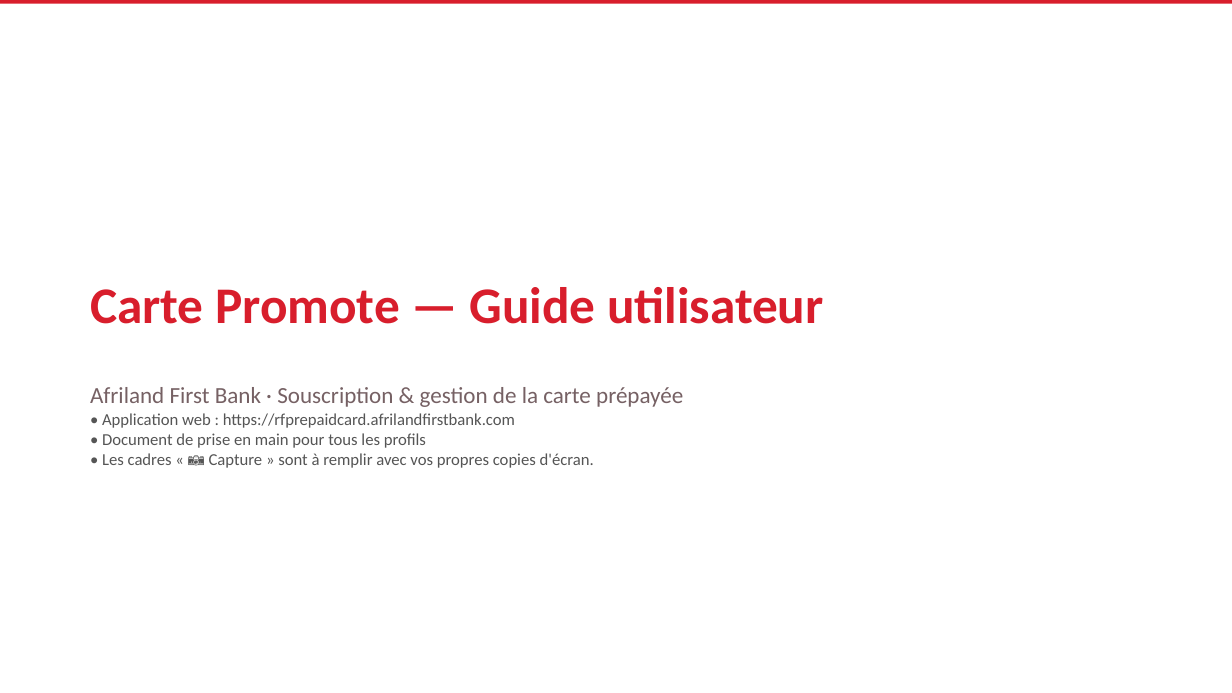
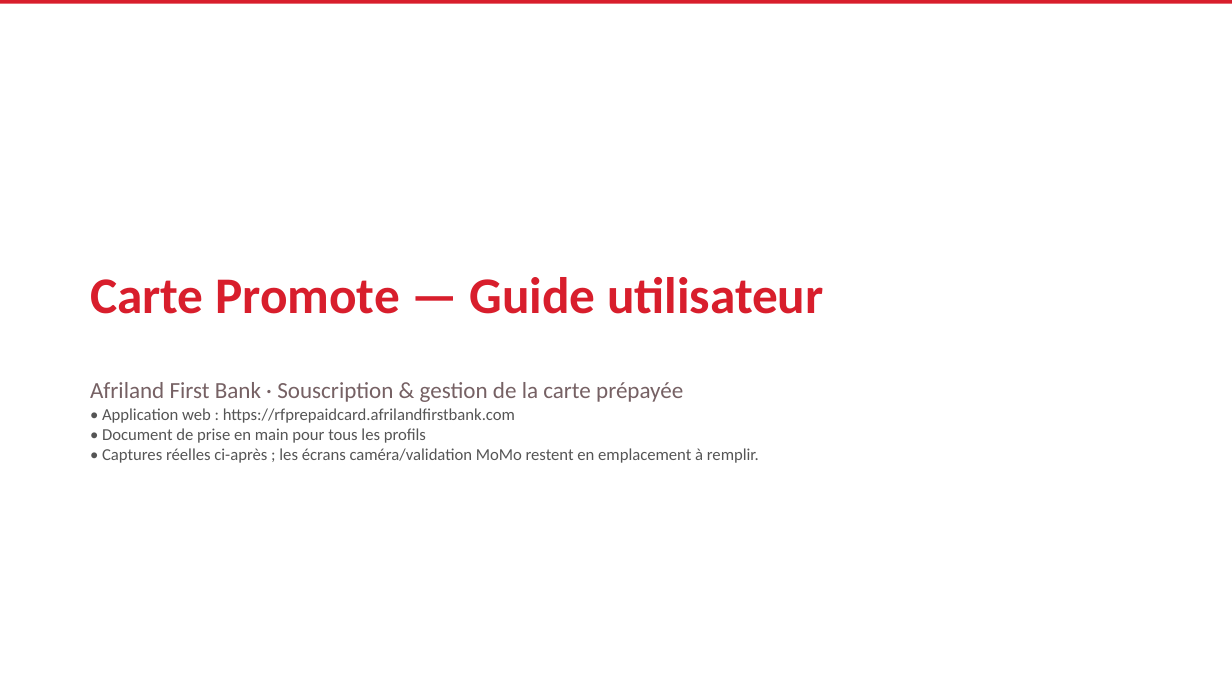
Before and after one commit to Efraim0601/promoteApp, a slide deck: slide 1 of docs/Guide-utilisateur-Carte-Promote.pptx. Drawn at 1232x693 pixels with LibreOffice and Linux fonts; fonts in the diff are those of the drawing. Boxes give left, top, right and bottom in pixels: in the first picture for what was removed or moved away, otherwise in the second. Text is boxed around its words. In the diff, an @@ line names an element or a change of style, - is before the commit and + after.

```diff
--- a/docs/Guide-utilisateur-Carte-Promote.pptx
+++ b/docs/Guide-utilisateur-Carte-Promote.pptx
@@ text "Carte Promote — Guide utilisateur": place and size @@
-text "Carte Promote — Guide utilisateur" at [90,287,824,324]
+text "Carte Promote — Guide utilisateur" at [90,277,824,314]
@@ text at [102,448,759,463]: text changed @@
-• Les cadres « 📷 Capture » sont à remplir avec vos propres copies d'écran.
+• Captures réelles ci-après ; les écrans caméra/validation MoMo restent en emplacement à remplir.
```
Also in this commit, not shown: 22 other slides changed, 1 slide added, 2 slides removed, 12 other files.
